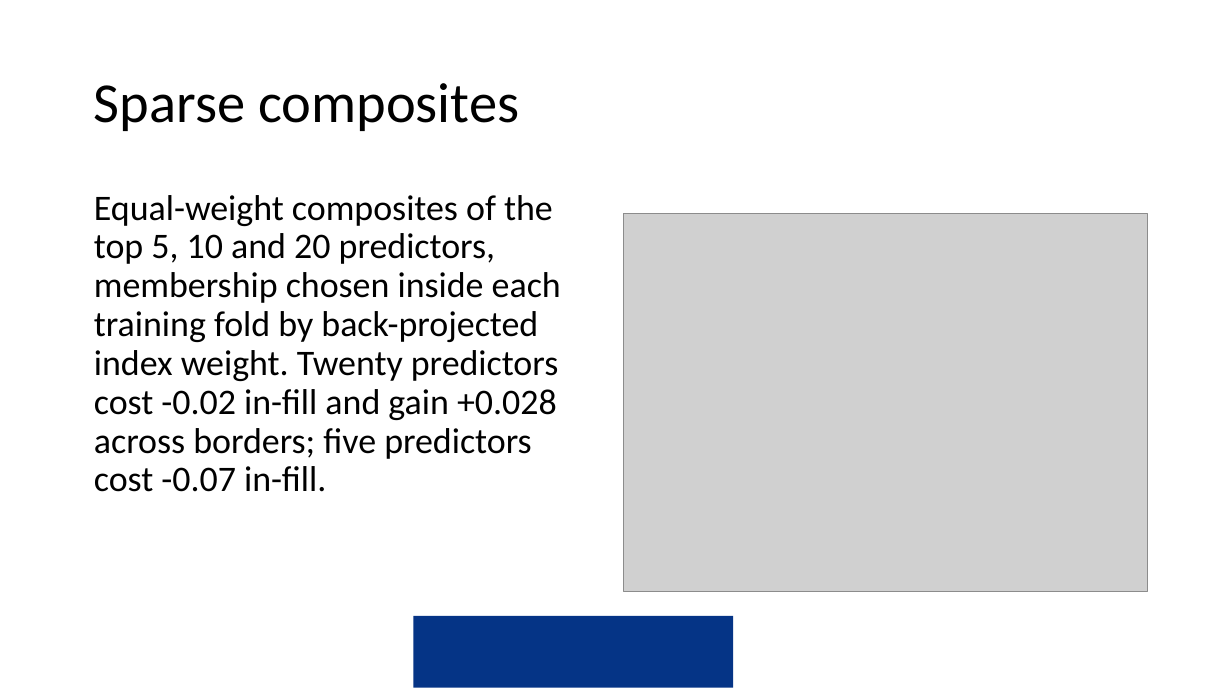
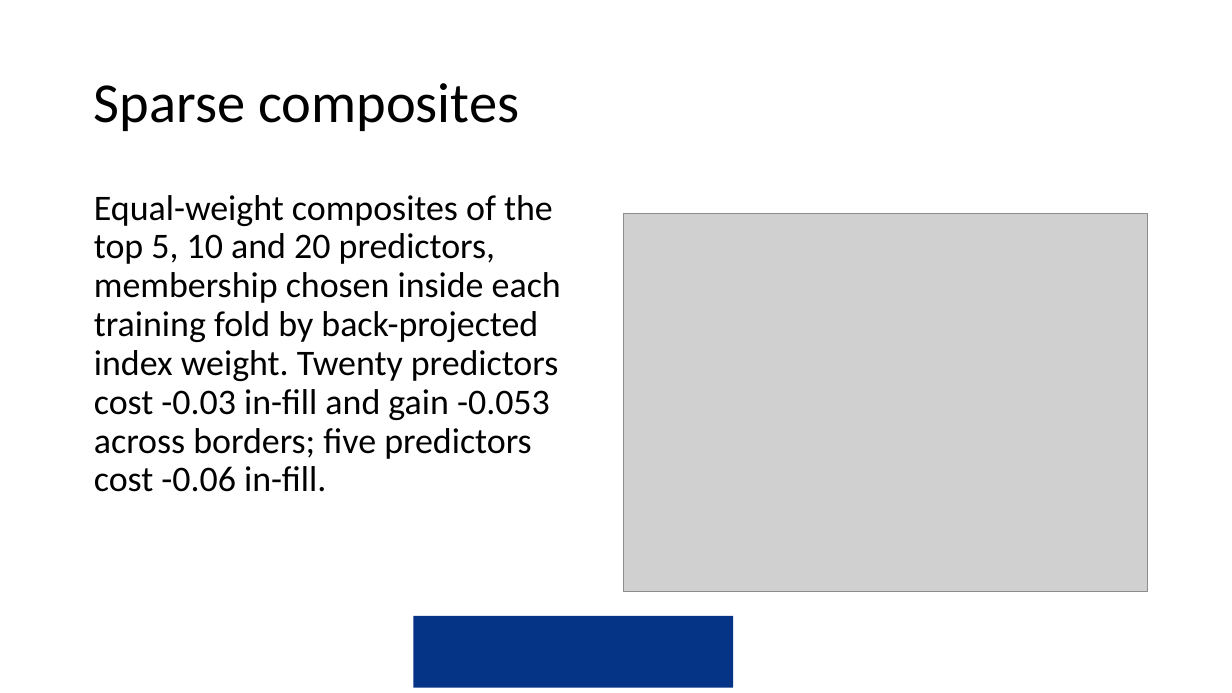
Before and after one commit to amertens/mn-prediction, a slide deck: slide 23 of docs/slides/MN-proxy-Ghana-presentation-2026-09.pptx. Drawn at 1232x693 pixels with LibreOffice and Linux fonts; fonts in the diff are those of the drawing; grey boxes stand for pictures; background and template pictures are left out. Boxes give left, top, right and bottom in pixels: in the first picture for what was removed or moved away, otherwise in the second. Text is boxed around its words. In the diff, an @@ line names an element or a change of style, - is before the commit and + after.

```diff
--- a/docs/slides/MN-proxy-Ghana-presentation-2026-09.pptx
+++ b/docs/slides/MN-proxy-Ghana-presentation-2026-09.pptx
@@ text at (94,195,561,492): text changed @@
-Equal-weight composites of the top 5, 10 and 20 predictors, membership chosen inside each training fold by back-projected index weight. Twenty predictors cost -0.02 in-fill and gain +0.028 across borders; five predictors cost -0.07 in-fill.
+Equal-weight composites of the top 5, 10 and 20 predictors, membership chosen inside each training fold by back-projected index weight. Twenty predictors cost -0.03 in-fill and gain -0.053 across borders; five predictors cost -0.06 in-fill.
```
Also in this commit, not shown: 21 other slides changed, 19 other files.
